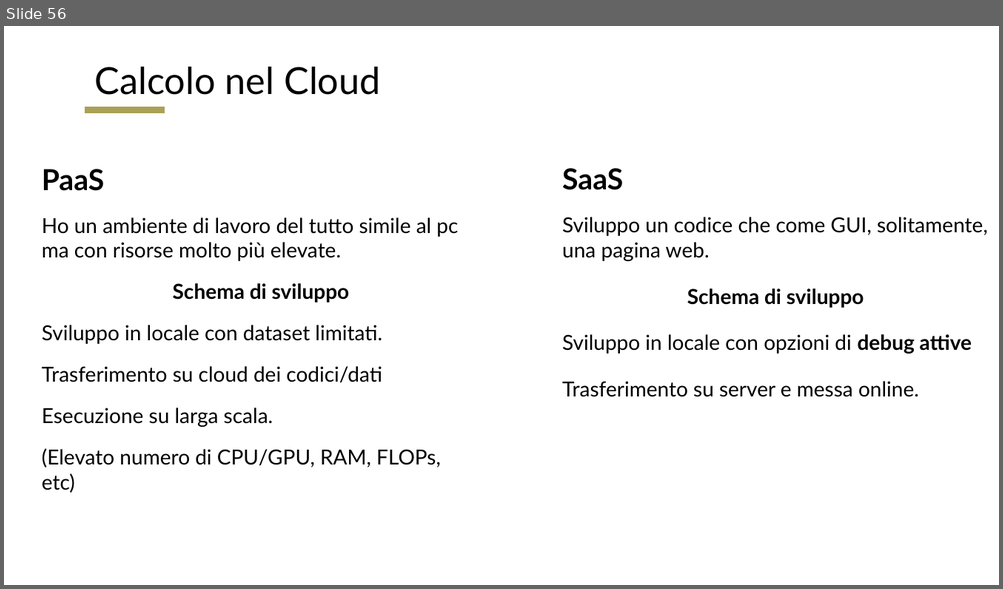
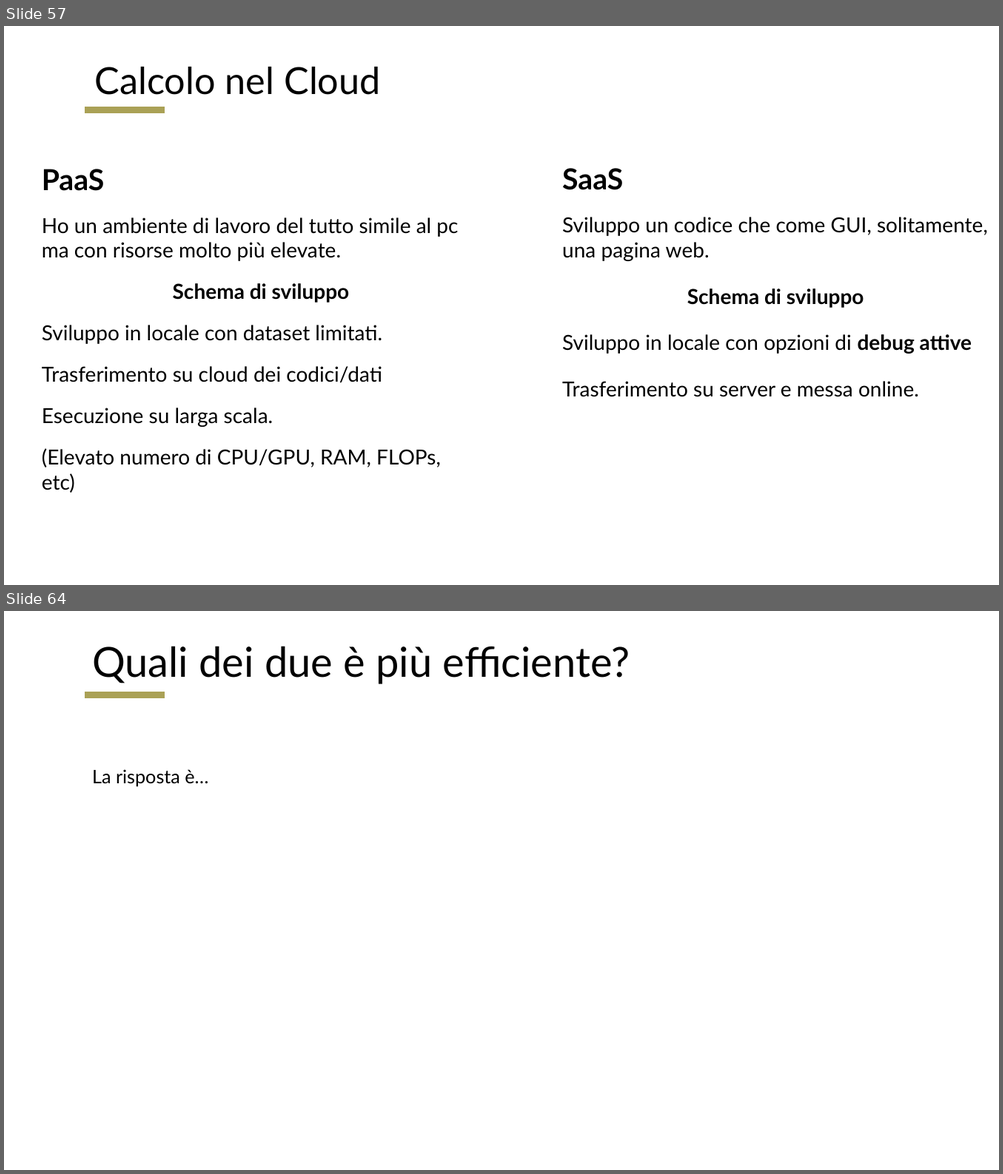
Before and after one commit to RomoloPoliti-INAF/PhDCourse2022, a slide deck: Cloud_Archive_and_Computation.pptx. Shown one above the other, each under a label of ours: slide 56 before the commit, slides 57 and 64 after it; the slides between them are not shown. The pictures are 1003x589 and 1003x1174 pixels, drawn with LibreOffice and Linux fonts; fonts in the diff are those of the drawing. Boxes give left, top, right and bottom in pixels: in the first picture for what was removed or moved away, otherwise in the second. Text is boxed around its words. In the diff, an @@ line names an element or a change of style, - is before the commit and + after.

```diff
--- a/Cloud_Archive_and_Computation.pptx
+++ b/Cloud_Archive_and_Computation.pptx
@@ slide 64 added at [4,611,999,1170], background #FFFFFF; not listed: 1 template element that a slide beside it also shows @@
@@ title added at [92,646,629,684], 40 pt, text #000000 @@
+Quali dei due è più efficiente?
@@ text added at [92,769,208,786], 18 pt, text #000000 @@
+La risposta è…
@@ what was slide 56 is now slide 57 @@
```
Also in this commit, not shown: 11 slides changed, 21 other slides added.
